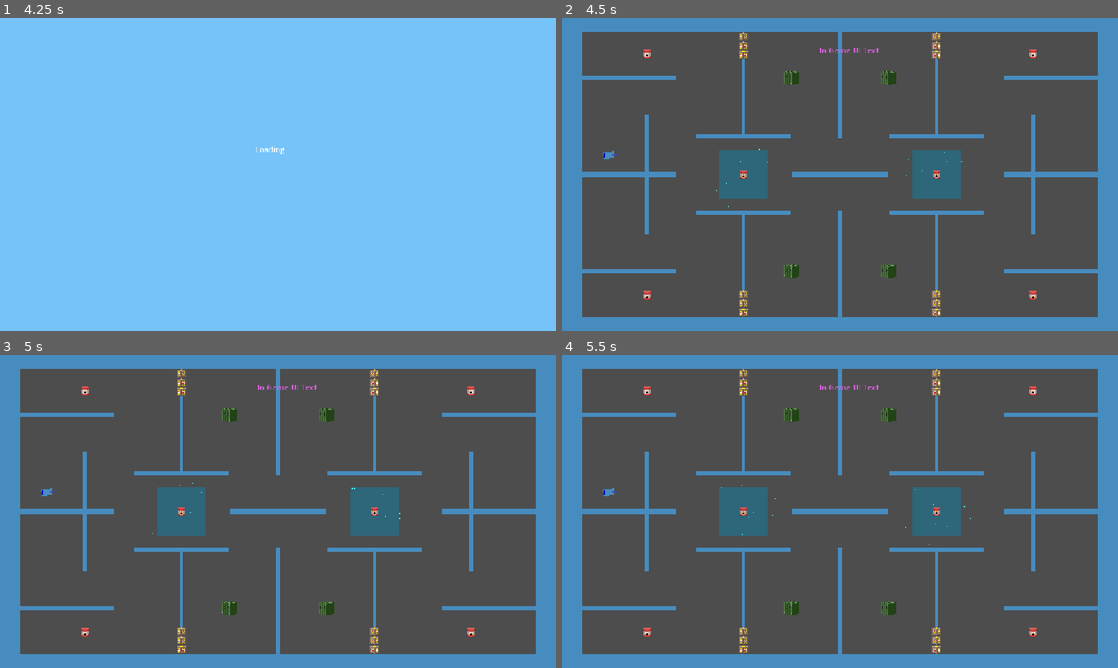
Above: before the commit, frames 1-4 (two rows, left to right).
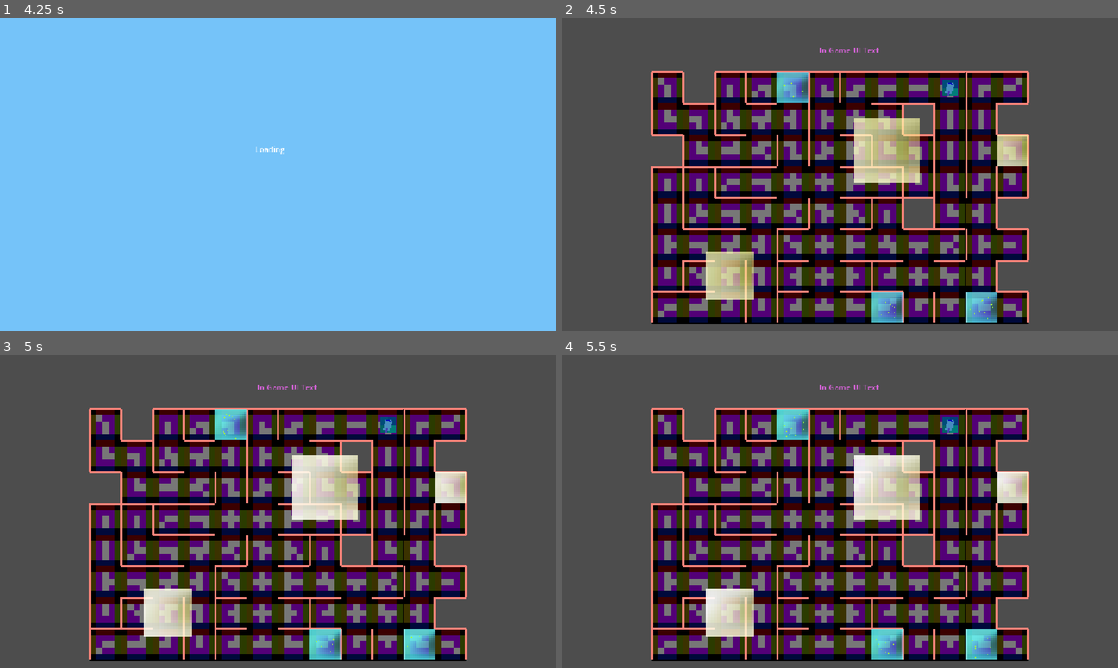
Above: after the commit, the same moments.

Repository: JoeyGiordano/TankTrouble2
Game: Godot game, scene res://game_container/game_container.tscn
The game is run twice, just before and just after one commit, with the same random seed, the same clock (stepped at 60 frames per second) and the same inputs. The engine's default icon, where the game draws it, is replaced by a stand-in: a white triangle on a blue panel in a dark square.
Inputs:
- Up to frame 1 (4.25 s): click "[CutSceneOver]" at 0.5 s; click "Play" at 1.25 s; click "Play!" at 2 s; tap Enter at 2.75 s; hold W (player1_up) 2.78-3.53 s; hold . (player0_shoot) 2.78-3.53 s; tap Space at 3.5 s; hold Down (ui_down) from 3.53 s (still down); tap Q (player1_shoot) at 3.6 s
- Up to frame 2 (4.5 s): tap Enter at 4.25 s; release Down (ui_down) at 4.28 s; hold W (player1_up) from 4.28 s (still down); tap K (player2_right) at 4.35 s
- Up to frame 3 (5 s): keep holding W (player1_up)
- Up to frame 4 (5.5 s): keep holding W (player1_up); tap Shift at 5.1 s

Frame 1 is identical in both runs. In frame 2, 68% of the frame differs, in the area x 0-100%, y 0-100%; in frame 3, 68%; in frame 4, 68%.

Commit message:
Invin heat sound!
Surprisingly easy and functional

Diff:
--- a/autoloads/LevelLoader.gd
+++ b/autoloads/LevelLoader.gd
@@ -23,7 +23,7 @@
 	Utility.replace_scene_in_holder(Global.LevelHolder, new_level)
 
 func _determine_next_level() -> String :
-	return "custom_level_2"
+	return "test_level_gen_level"
 	var r = randf() * 100
 	if r < 10 :
 		return "custom_level_1"
--- a/tank/tank.gd
+++ b/tank/tank.gd
@@ -23,6 +23,8 @@
 @onready var items : Node = $Items
 @onready var stats_handler : StatsHandler = $StatsHandler
 @onready var effects_handler : EffectsHandler = $EffectsHandler
+
+@onready var invin_heat_sound : AudioStreamPlayer2D = $InvinHeatSound
 
 #Invincability
 var invincible_effect : bool = false
@@ -59,6 +61,8 @@
 			invincible_effect = false
 			invincibility_heat = 0
 			die()
+		if invincibility_heat >= max_heat - 4.5 && !invin_heat_sound.playing:
+			invin_heat_sound.play()
 	else:
 		if(invincibility_heat > 0):
 			invincibility_heat -= _delta;
@@ -127,6 +131,7 @@
 
 
 func remove_invincibility():
+	invin_heat_sound.stop()
 	invincible_effect = false
 
 
--- a/tank/tank.tscn
+++ b/tank/tank.tscn
@@ -1,10 +1,11 @@
-[gd_scene load_steps=7 format=3 uid="uid://ddq1u3wwk2bwj"]
+[gd_scene load_steps=8 format=3 uid="uid://ddq1u3wwk2bwj"]
 
 [ext_resource type="Script" uid="uid://b2q2mhktsf8jw" path="res://tank/tank.gd" id="1_77ink"]
 [ext_resource type="Script" uid="uid://bxduchl0yk352" path="res://tank/rigidbody/tank_rigidbody.gd" id="2_2mifv"]
 [ext_resource type="PackedScene" uid="uid://2su3htx11obo" path="res://tank/loadouts/basic/basic_tankloadout.tscn" id="3_ilbjp"]
 [ext_resource type="Script" uid="uid://bqi7mptlmtaa6" path="res://tank/stats/stats_handler.gd" id="4_77ink"]
 [ext_resource type="Script" uid="uid://biom1jp1k1k57" path="res://tank/effects/effects_handler.gd" id="6_fa0tr"]
+[ext_resource type="AudioStream" uid="uid://bsni3ptsuik3j" path="res://sound/invin_heat.mp3" id="6_lb7o4"]
 
 [sub_resource type="PhysicsMaterial" id="PhysicsMaterial_p4mbc"]
 friction = 0.5
@@ -30,3 +31,6 @@
 
 [node name="EffectsHandler" type="Node" parent="."]
 script = ExtResource("6_fa0tr")
+
+[node name="InvinHeatSound" type="AudioStreamPlayer2D" parent="."]
+stream = ExtResource("6_lb7o4")
Not shown, added: sound/invin_heat.mp3.import
Not shown, added: sound/invin_heat.mp3
